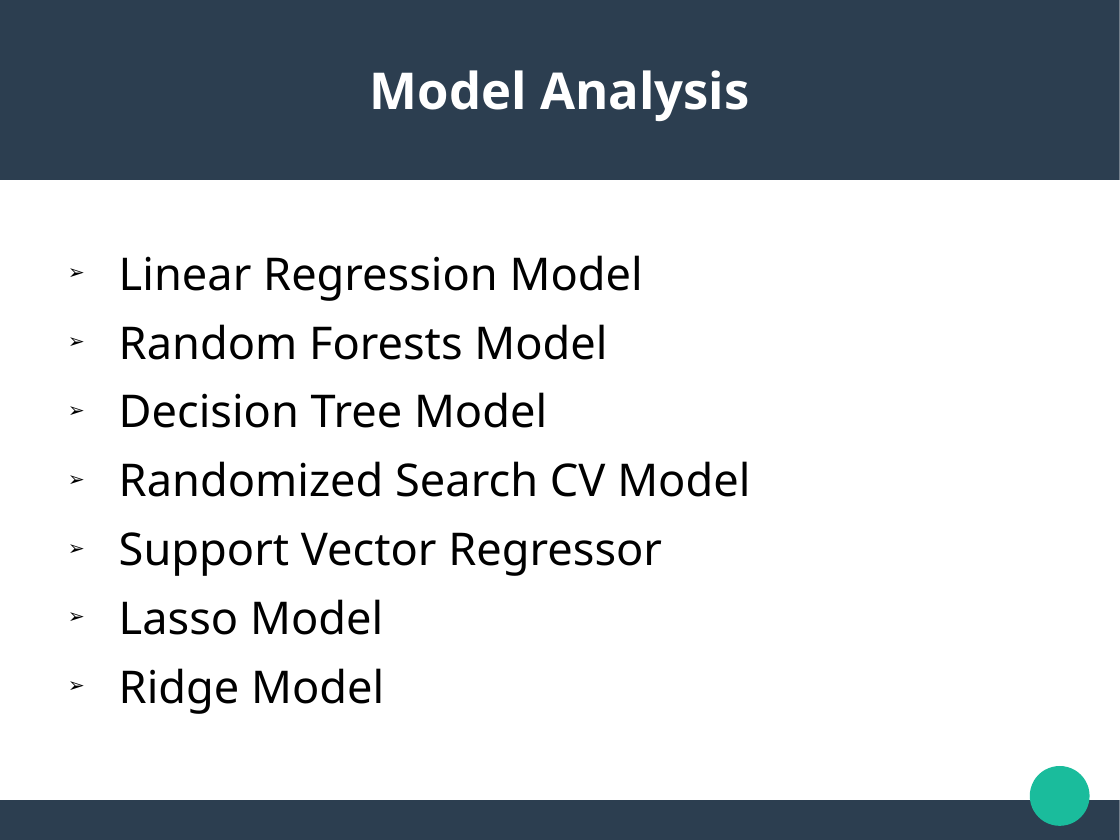
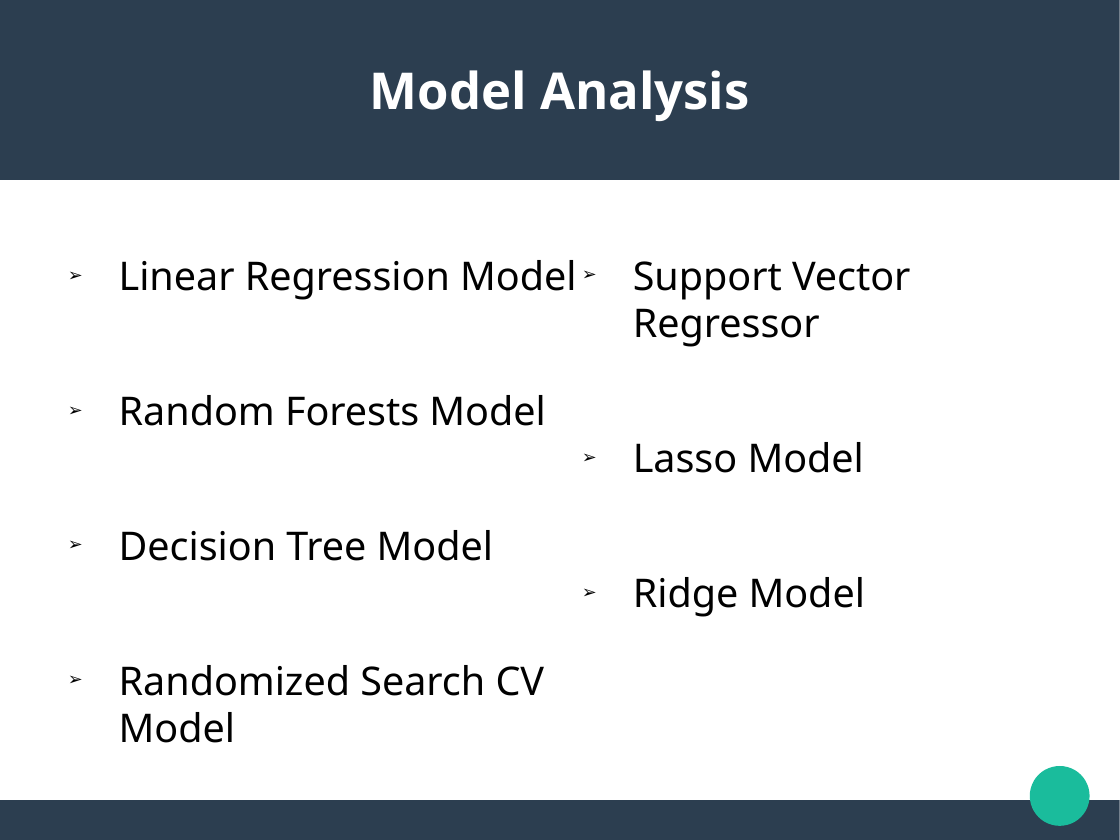
Before and after one commit to yawavi92/ML-Housing_price_predection, a slide deck: slide 11 of Resources/housing_price_prediction.pptx. Drawn at 1120x840 pixels with LibreOffice and Linux fonts; fonts in the diff are those of the drawing. Boxes give left, top, right and bottom in pixels: in the first picture for what was removed or moved away, otherwise in the second. Text is boxed around its words. In the diff, an @@ line names an element or a change of style, - is before the commit and + after.

```diff
--- a/Resources/housing_price_prediction.pptx
+++ b/Resources/housing_price_prediction.pptx
@@ text "Linear Regression Model" at (119,260,576,696): size 32 to 28 pt; line spacing 0.9 to 1 @@
@@ text added at (633,261,911,617), 28 pt, text #000000 @@
+➢ Support Vector Regressor
+➢ Lasso Model
+➢ Ridge Model
@@ text at (119,532,662,714): paragraphs removed @@
-➢ Support Vector Regressor
-➢ Lasso Model
-➢ Ridge Model
```
Also in this commit, not shown: 1 other slide changed, 1 slide added, 2 slides removed, 3 other files.
